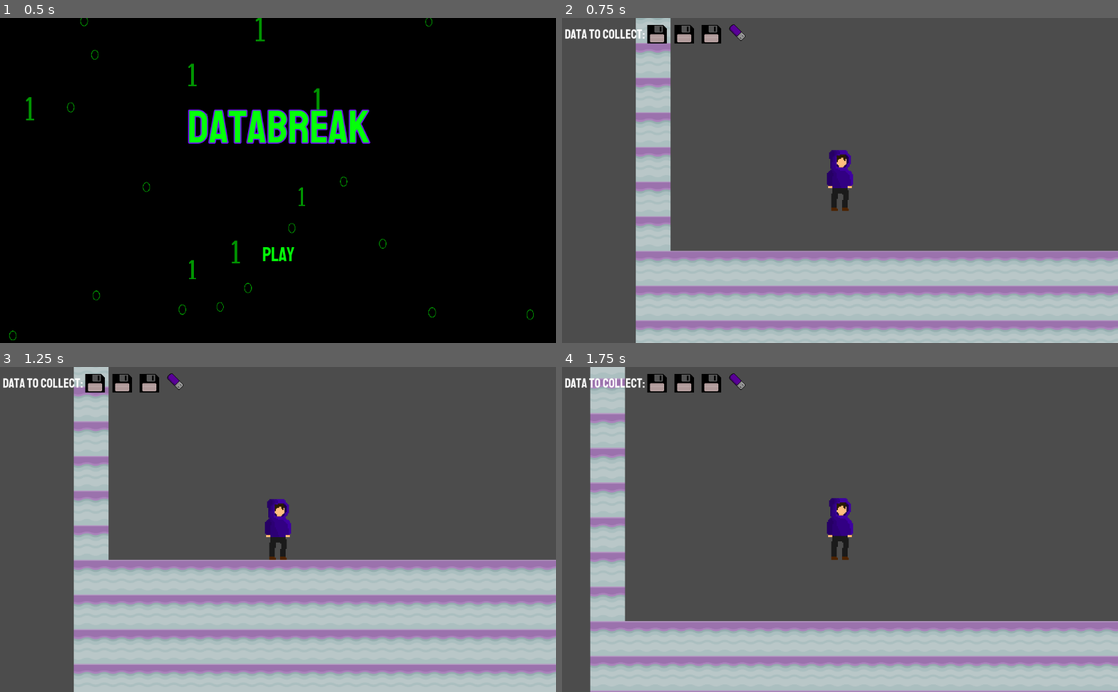
Above: before the commit, frames 1-4 (two rows, left to right).
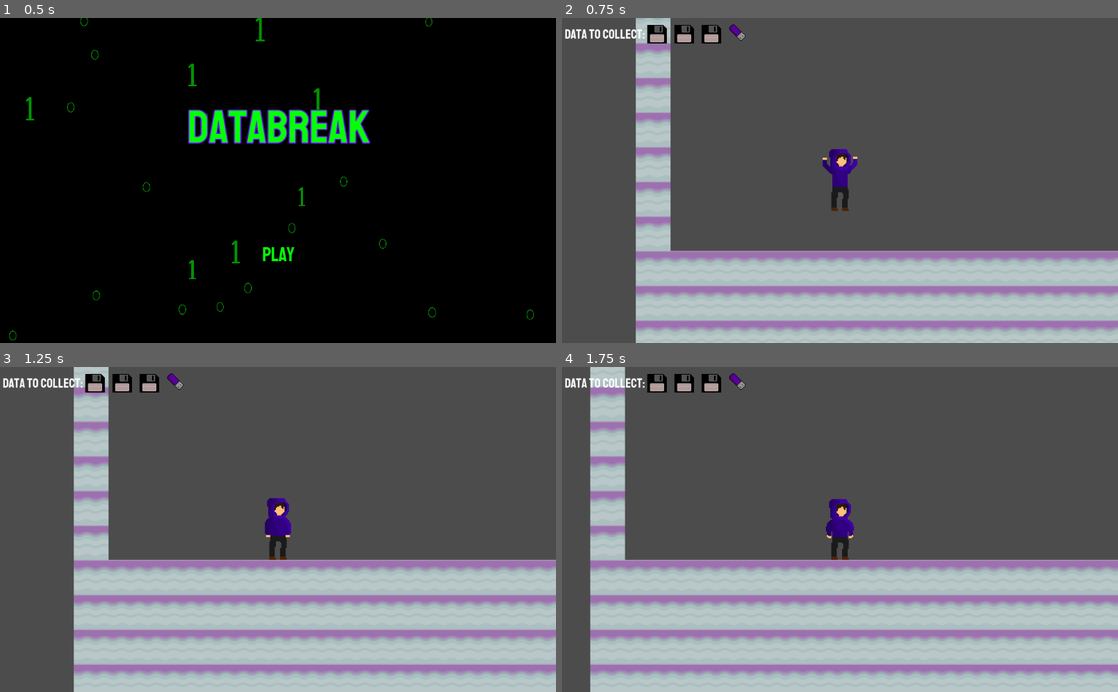
Above: after the commit, the same moments.

Repository: ncbarber/final-Databreak
Game: Godot game, scene res://ScreenStart/ScreenStart.tscn
Two runs of this game, one before a commit and one after it. Both use one fixed random seed, a clock stepped at 60 frames per second and the inputs below.
Inputs:
- Up to frame 1 (0.5 s): no input
- Up to frame 2 (0.75 s): click "Play" at 0.5 s
- Up to frame 3 (1.25 s): no input
- Up to frame 4 (1.75 s): tap Enter at 1.25 s; hold Right (move_right) from 1.28 s (still down); hold Space (jump) from 1.28 s (still down)

Frame 1 is identical in both runs. In frame 2, 0.2% of the frame differs, in the area x 46-54%, y 40-56%; in frame 3, less than 0.1%; in frame 4, 30%, in the area x 5-100%, y 3-100%.

Commit message:
Add start of new jump mechanic and animation

Diff:
--- a/project/Enemy/Enemy.tscn
+++ b/project/Enemy/Enemy.tscn
@@ -7,8 +7,8 @@
 extents = Vector2( 76.7367, 105.541 )
 
 [sub_resource type="CapsuleShape2D" id=2]
-radius = 43.3255
-height = 176.377
+radius = 55.1952
+height = 155.844
 
 [node name="Enemy" type="KinematicBody2D"]
 position = Vector2( 494.212, 285.95 )
--- a/project/Player/Player.gd
+++ b/project/Player/Player.gd
@@ -13,7 +13,8 @@
 	velocity.x = 0
 	var right := Input.is_action_pressed('move_right')
 	var left := Input.is_action_pressed('move_left')
-	var jump := Input.is_action_just_pressed('jump')
+	var crouch := Input.is_action_pressed('jump')
+	var jump := Input.is_action_just_released("jump")
 
 	if right:
 		velocity.x += run_speed
@@ -31,6 +32,10 @@
 		$AnimatedSprite.animation = "idle"
 		$AnimatedSprite.play()
 
+	if crouch and is_on_floor():
+		$AnimatedSprite.animation = "crouch"
+		$AnimatedSprite.play()
+
 	if jump and is_on_floor():
 		$AnimatedSprite.animation = "jump"
 		$AnimatedSprite.play()
--- a/project/Player/Player.tscn
+++ b/project/Player/Player.tscn
@@ -1,7 +1,8 @@
-[gd_scene load_steps=22 format=2]
+[gd_scene load_steps=23 format=2]
 
 [ext_resource path="res://Player/Player.gd" type="Script" id=1]
 [ext_resource path="res://Player/DatabreakCharacter.png" type="Texture" id=2]
+[ext_resource path="res://Player/DatabreakCharacterJumpFrame.png" type="Texture" id=3]
 
 [sub_resource type="AtlasTexture" id=1]
 flags = 4
@@ -16,77 +17,77 @@
 [sub_resource type="AtlasTexture" id=3]
 flags = 4
 atlas = ExtResource( 2 )
-region = Rect2( 0, 1024, 256, 256 )
+region = Rect2( 0, 0, 256, 256 )
 
 [sub_resource type="AtlasTexture" id=4]
 flags = 4
 atlas = ExtResource( 2 )
-region = Rect2( 256, 1024, 256, 256 )
+region = Rect2( 256, 0, 256, 256 )
 
 [sub_resource type="AtlasTexture" id=5]
 flags = 4
 atlas = ExtResource( 2 )
-region = Rect2( 512, 1024, 256, 256 )
+region = Rect2( 512, 0, 256, 256 )
 
 [sub_resource type="AtlasTexture" id=6]
 flags = 4
 atlas = ExtResource( 2 )
-region = Rect2( 768, 1024, 256, 256 )
+region = Rect2( 768, 0, 256, 256 )
 
 [sub_resource type="AtlasTexture" id=7]
 flags = 4
 atlas = ExtResource( 2 )
-region = Rect2( 0, 0, 256, 256 )
+region = Rect2( 1024, 0, 256, 256 )
 
 [sub_resource type="AtlasTexture" id=8]
 flags = 4
 atlas = ExtResource( 2 )
-region = Rect2( 256, 0, 256, 256 )
+region = Rect2( 0, 256, 256, 256 )
 
 [sub_resource type="AtlasTexture" id=9]
 flags = 4
 atlas = ExtResource( 2 )
-region = Rect2( 512, 0, 256, 256 )
+region = Rect2( 256, 256, 256, 256 )
 
 [sub_resource type="AtlasTexture" id=10]
 flags = 4
 atlas = ExtResource( 2 )
-region = Rect2( 768, 0, 256, 256 )
+region = Rect2( 512, 256, 256, 256 )
 
 [sub_resource type="AtlasTexture" id=11]
 flags = 4
 atlas = ExtResource( 2 )
-region = Rect2( 1024, 0, 256, 256 )
+region = Rect2( 768, 256, 256, 256 )
 
 [sub_resource type="AtlasTexture" id=12]
 flags = 4
 atlas = ExtResource( 2 )
-region = Rect2( 0, 256, 256, 256 )
+region = Rect2( 1024, 256, 256, 256 )
 
 [sub_resource type="AtlasTexture" id=13]
 flags = 4
 atlas = ExtResource( 2 )
-region = Rect2( 256, 256, 256, 256 )
+region = Rect2( 0, 512, 256, 256 )
 
 [sub_resource type="AtlasTexture" id=14]
 flags = 4
 atlas = ExtResource( 2 )
-region = Rect2( 512, 256, 256, 256 )
+region = Rect2( 0, 1024, 256, 256 )
 
 [sub_resource type="AtlasTexture" id=15]
 flags = 4
 atlas = ExtResource( 2 )
-region = Rect2( 768, 256, 256, 256 )
+region = Rect2( 256, 1024, 256, 256 )
 
 [sub_resource type="AtlasTexture" id=16]
 flags = 4
 atlas = ExtResource( 2 )
-region = Rect2( 1024, 256, 256, 256 )
+region = Rect2( 512, 1024, 256, 256 )
 
 [sub_resource type="AtlasTexture" id=17]
 flags = 4
 atlas = ExtResource( 2 )
-region = Rect2( 0, 512, 256, 256 )
+region = Rect2( 768, 1024, 256, 256 )
 
 [sub_resource type="SpriteFrames" id=18]
 animations = [ {
@@ -95,15 +96,20 @@
 "name": "idle",
 "speed": 3.0
 }, {
-"frames": [ SubResource( 3 ), SubResource( 4 ), SubResource( 5 ), SubResource( 6 ) ],
-"loop": false,
-"name": "jump",
-"speed": 7.0
-}, {
-"frames": [ SubResource( 7 ), SubResource( 8 ), SubResource( 9 ), SubResource( 10 ), SubResource( 11 ), SubResource( 12 ), SubResource( 13 ), SubResource( 14 ), SubResource( 15 ), SubResource( 16 ), SubResource( 17 ) ],
+"frames": [ SubResource( 3 ), SubResource( 4 ), SubResource( 5 ), SubResource( 6 ), SubResource( 7 ), SubResource( 8 ), SubResource( 9 ), SubResource( 10 ), SubResource( 11 ), SubResource( 12 ), SubResource( 13 ) ],
 "loop": true,
 "name": "walk",
 "speed": 7.0
+}, {
+"frames": [ SubResource( 14 ), SubResource( 15 ), SubResource( 16 ), SubResource( 17 ) ],
+"loop": false,
+"name": "crouch",
+"speed": 7.0
+}, {
+"frames": [ ExtResource( 3 ) ],
+"loop": true,
+"name": "jump",
+"speed": 5.0
 } ]
 
 [sub_resource type="CapsuleShape2D" id=19]
@@ -115,8 +121,7 @@
 
 [node name="AnimatedSprite" type="AnimatedSprite" parent="."]
 frames = SubResource( 18 )
-animation = "idle"
-frame = 1
+animation = "jump"
 playing = true
 
 [node name="CollisionShape2D" type="CollisionShape2D" parent="."]
Binary file added: project/Player/DatabreakCharacterJumpFrame.png
Not shown, added: project/Player/DatabreakCharacterJumpFrame.png.import
